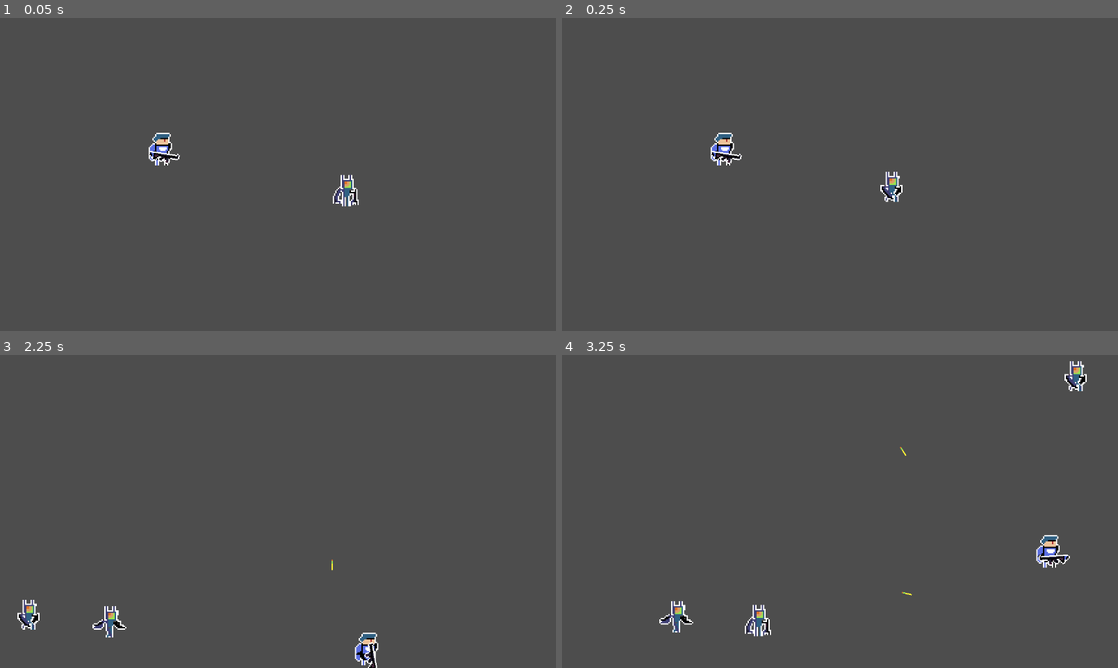
Above: before the commit, frames 1-4 (two rows, left to right).
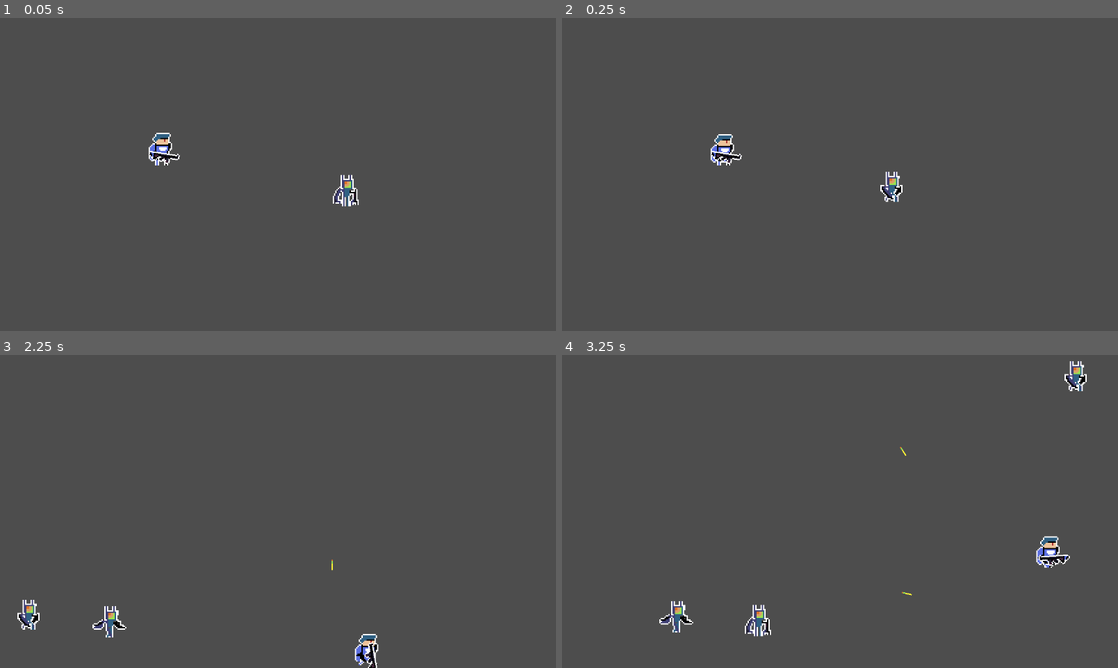
Above: after the commit, the same moments.

Repository: thrishulms/topdown_test_godot
Game: Godot game, scene res://Scenes/Level.tscn
The game is run twice, just before and just after one commit, with the same random seed, the same clock (stepped at 60 frames per second) and the same inputs.
Inputs (mouse positions are in pixels of both pictures, inside the frame that each line leads up to):
- Up to frame 1 (0.05 s): no input
- Up to frame 2 (0.25 s): no input
- Up to frame 3 (2.25 s): move the mouse to (400, 495) at 0.52 s; press the mouse at (400, 495) at 0.53 s; hold D (Right) 0.53-1.28 s; tap Space (ui_select) at 0.77, 1.52 s; move the mouse to (166, 527) at 1.27 s; release the mouse at (166, 527) at 1.28 s; hold S (Down) 1.28-2.03 s; click (166, 527) at 1.35 s; move the mouse to (333, 442) at 2.02 s; press the mouse at (333, 442) at 2.03 s; hold D (Right) from 2.03 s (still down)
- Up to frame 4 (3.25 s): move the mouse to (812, 574) at 2.77 s; release D (Right) at 2.78 s; release the mouse at (812, 574) at 2.78 s; hold W (Up) from 2.78 s (still down); click (812, 574) at 2.85 s; tap Space (ui_select) at 3.02 s

Frame 1 is identical in both runs. In frame 2, 0.1% of the frame differs, in the area x 26-31%, y 36-47%; in frame 3, 0.1%; in frame 4, 0.2%, in the area x 85-90%, y 57-68%.

Commit message:
Added Enemy Player and enemy attack animation , damages player

Diff:
--- a/Scenes/Player.tscn
+++ b/Scenes/Player.tscn
@@ -78,5 +78,4 @@
 
 [node name="AnimatedSprite2D" type="AnimatedSprite2D" parent="."]
 sprite_frames = SubResource("SpriteFrames_5vrkc")
-animation = &"Run"
-frame_progress = 0.275178
+animation = &"Idle"
--- a/Scenes/enemy.gd
+++ b/Scenes/enemy.gd
@@ -1,40 +1,61 @@
 extends CharacterBody2D
 
+var player: Node2D = null
+var animatedSprite: AnimatedSprite2D = null
+
+@export var attack_range: float = 100
+@export var health : float = 100
 @export var speed: float = 200
-var player: Node2D = null
 
-@export var health : float = 100
 var canMove: bool = true
+var isAttacking: bool = false
 
 func _ready() -> void:
 	# Find the player in the scene tree (assuming there's only one player)
 	player = get_tree().root.get_node("Level/Player")  # Adjust the path to match your scene structure
-	#$AnimatedSprite2D.connect("animation_finished", Callable(self, "_on_animation_finished"))
+	animatedSprite = $AnimatedSprite2D
 
 
 func _process(delta: float) -> void:
-	var animationSprite = $AnimatedSprite2D
+	if isAttacking || !canMove:
+		return  # Stop all other actions while attacking
+
 	if player && canMove:
-		var direction = (player.global_position - global_position).normalized()
-		velocity = direction * speed
-		move_and_collide(velocity * delta)
-		animationSprite.play("Run")
+		var distance_to_player = global_position.distance_to(player.global_position)
+
+		if distance_to_player <= attack_range:
+			# Stop moving and start attacking if in range
+			attack_player()
+		else:
+			move_towards_player(delta)
+
+func attack_player():
+	if !isAttacking:
+		canMove = false
+		isAttacking = true
+		animatedSprite.play("Attack")
+
+func move_towards_player(delta):
+	var direction = (player.global_position - global_position).normalized()
+	velocity = direction * speed
+	move_and_collide(velocity * delta)
+	animatedSprite.play("Run")
 
 func take_damage(damage : float):
-	var animationSprite = $AnimatedSprite2D
 	health = health - damage
-	animationSprite.play("TakeDamage")
+	animatedSprite.play("TakeDamage")
 	velocity = -velocity
 	if(health <= 0):
 		queue_free()
 	canMove = false
 
-func _on_animation_finished(anim_name: String) -> void:
-	print(anim_name)
-	if anim_name == "TakeDamage":
-		canMove = true
-	else:
-		canMove = false
+func _animation_finished() -> void:
+	var animName = $AnimatedSprite2D.get_animation()
+	var test = $AnimatedSprite2D.animation
+	var distance_to_player = global_position.distance_to(player.global_position)
+	if animName == "Attack" && distance_to_player <= attack_range:
+		if player.has_method("take_damage_player"):
+			player.call("take_damage_player", 20)
 
-func _animation_finished() -> void:
-	canMove = true;
+	canMove = true
+	isAttacking = false
--- a/Scenes/player.gd
+++ b/Scenes/player.gd
@@ -1,6 +1,7 @@
 extends CharacterBody2D
 
 @export var speed := 250 # default speed of player set to 500 as per testing on local machine
+@export var health := 100
 
 # Called when the node enters the scene tree for the first time.
 func _ready() -> void:
@@ -21,4 +22,7 @@
 		move_and_collide(velocity * delta)
 		position += direction * delta * speed
 	else: # false if the player is not moving at all
-		animatedSprite2D.play("idle")
+		animatedSprite2D.play("Idle")
+
+func take_damage_player(damage: float):
+	health = health - damage
